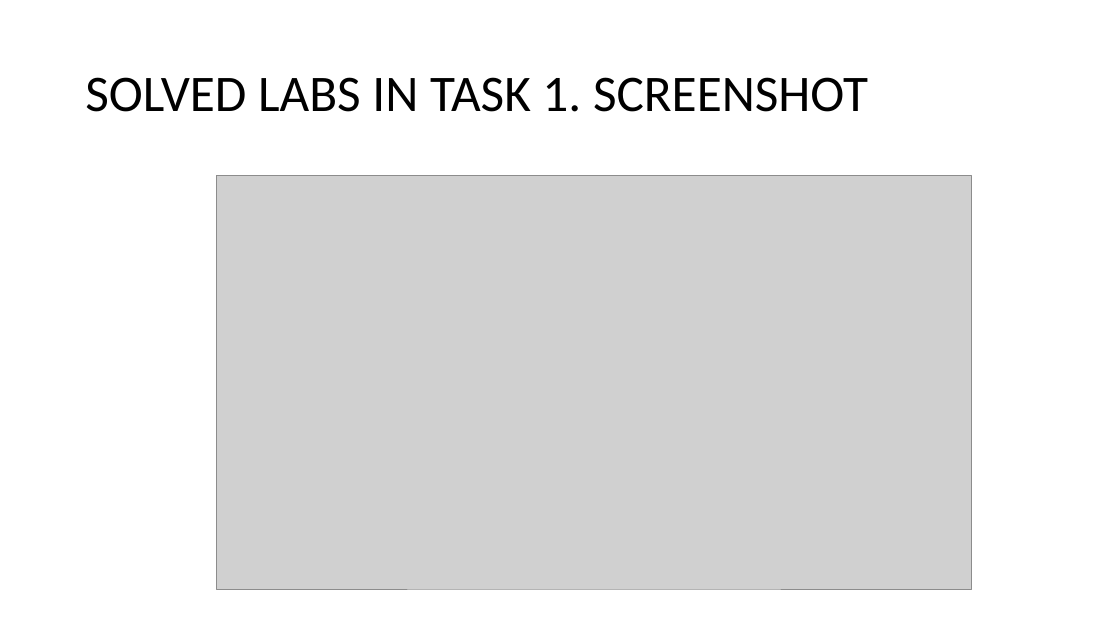
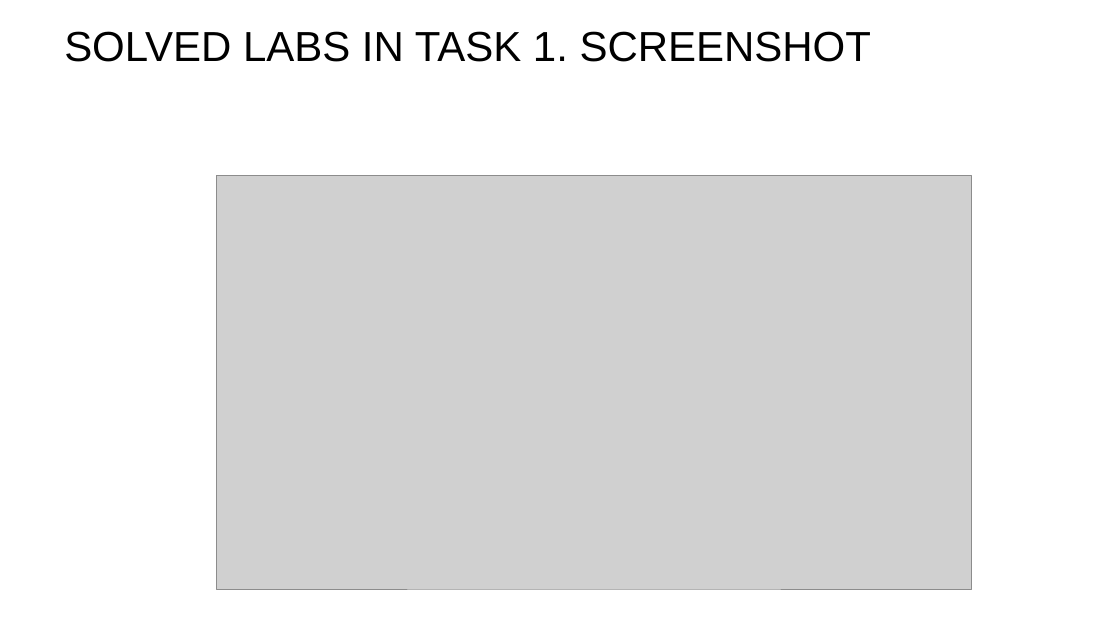
Before and after one commit to Jeanritah/jean-21, a slide deck: slide 2 of TASK 1.pptx. Drawn at 1120x630 pixels with LibreOffice and Linux fonts; fonts in the diff are those of the drawing; grey boxes stand for pictures; background and template pictures are left out. Boxes give left, top, right and bottom in pixels: in the first picture for what was removed or moved away, otherwise in the second. Text is boxed around its words. In the diff, an @@ line names an element or a change of style, - is before the commit and + after.

```diff
--- a/TASK 1.pptx
+++ b/TASK 1.pptx
@@ title "SOLVED LABS IN TASK 1. ...": place and size @@
-title "SOLVED LABS IN TASK 1. ..." at bbox=[85, 77, 868, 112]
+title "SOLVED LABS IN TASK 1. ..." at bbox=[64, 31, 871, 62]
@@ title "SOLVED LABS IN TASK 1. ..." at bbox=[64, 31, 871, 62]: size 44 to 36 pt, font Calibri to Arial; line spacing 0.9 to 1 @@
```
Also in this commit, not shown: 1 other slide changed.
